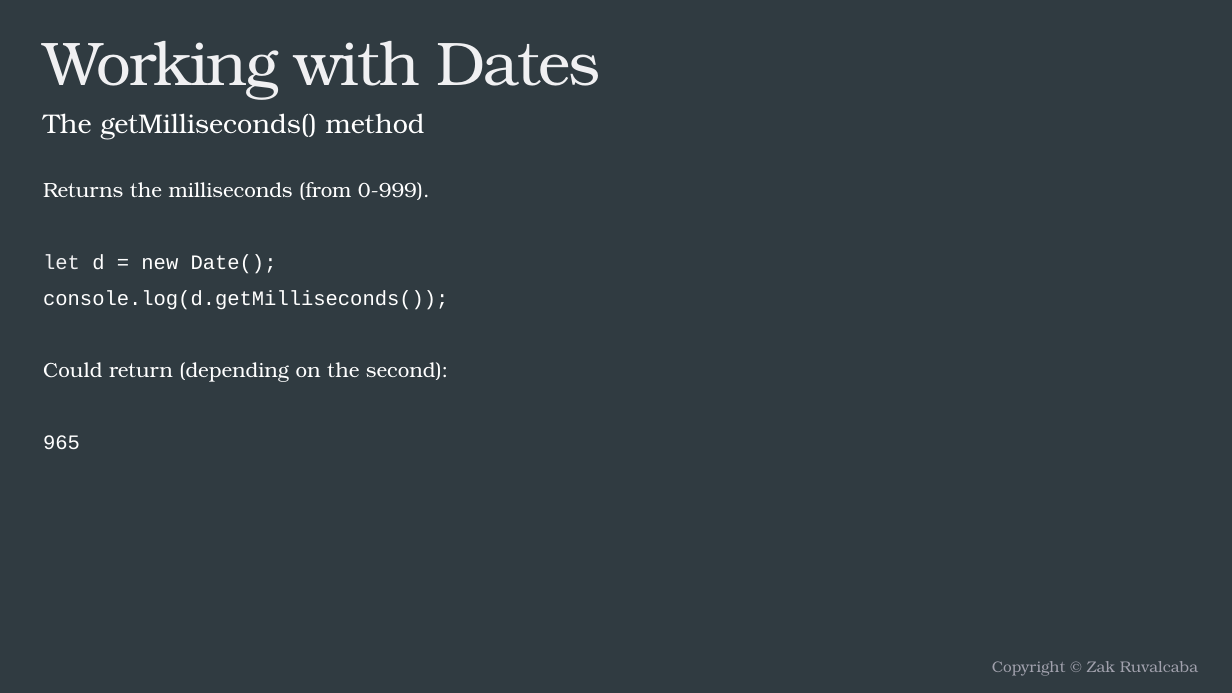
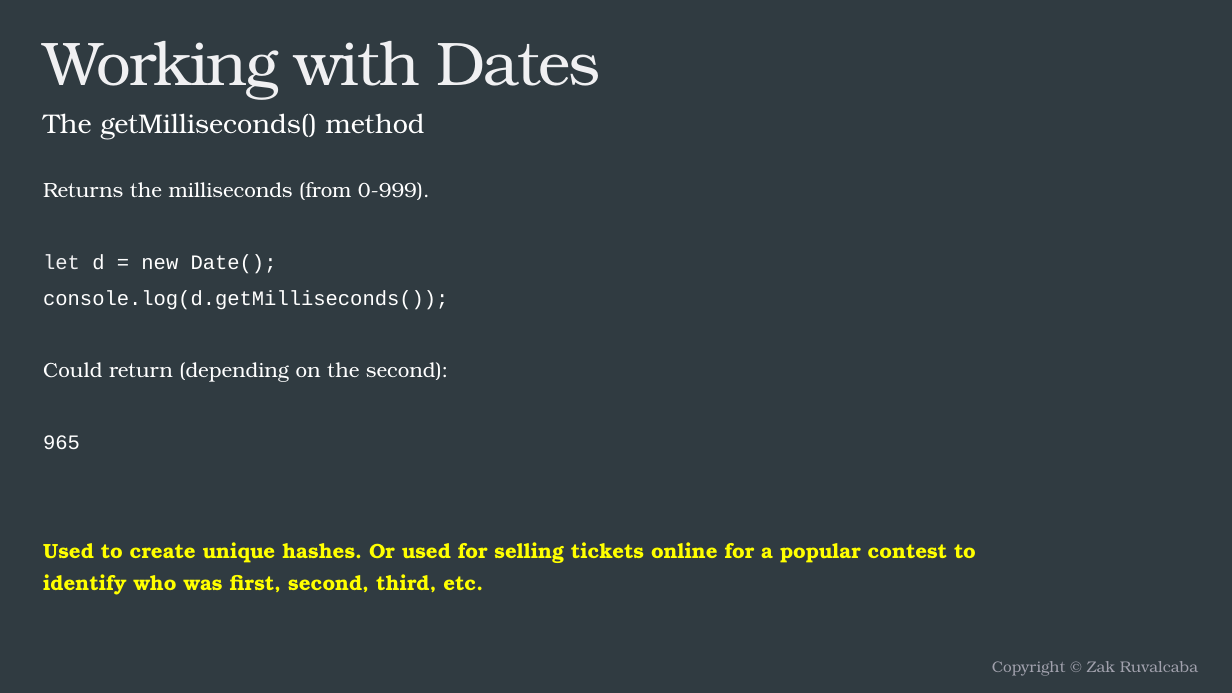
Before and after one commit to bcltester/FEWD, a slide deck: slide 59 of Lecture 10/lecture10.pptx. Drawn at 1232x693 pixels with LibreOffice and Linux fonts; fonts in the diff are those of the drawing. Boxes give left, top, right and bottom in pixels: in the first picture for what was removed or moved away, otherwise in the second. Text is boxed around its words. In the diff, an @@ line names an element or a change of style, - is before the commit and + after.

```diff
--- a/Lecture 10/lecture10.pptx
+++ b/Lecture 10/lecture10.pptx
@@ text at (43, 542, 976, 595): paragraph added @@
+Used to create unique hashes. Or used for selling tickets online for a popular contest to identify who was first, second, third, etc.
```
Also in this commit, not shown: 2 other slides changed, 27 other files.
